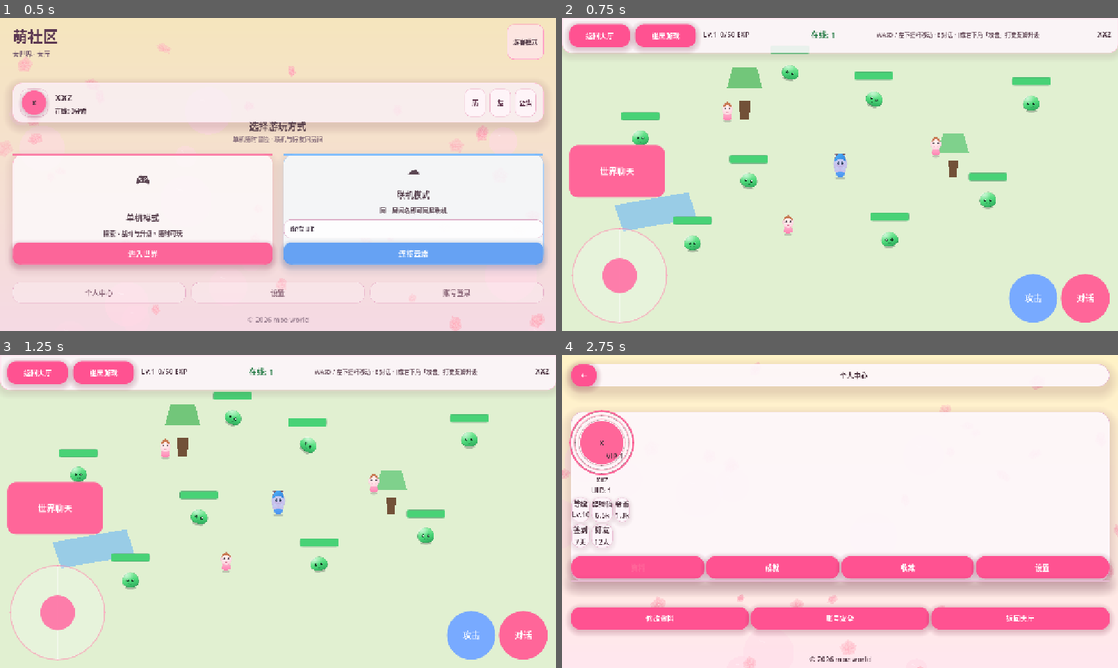
Above: before the commit, frames 1-4 (two rows, left to right).
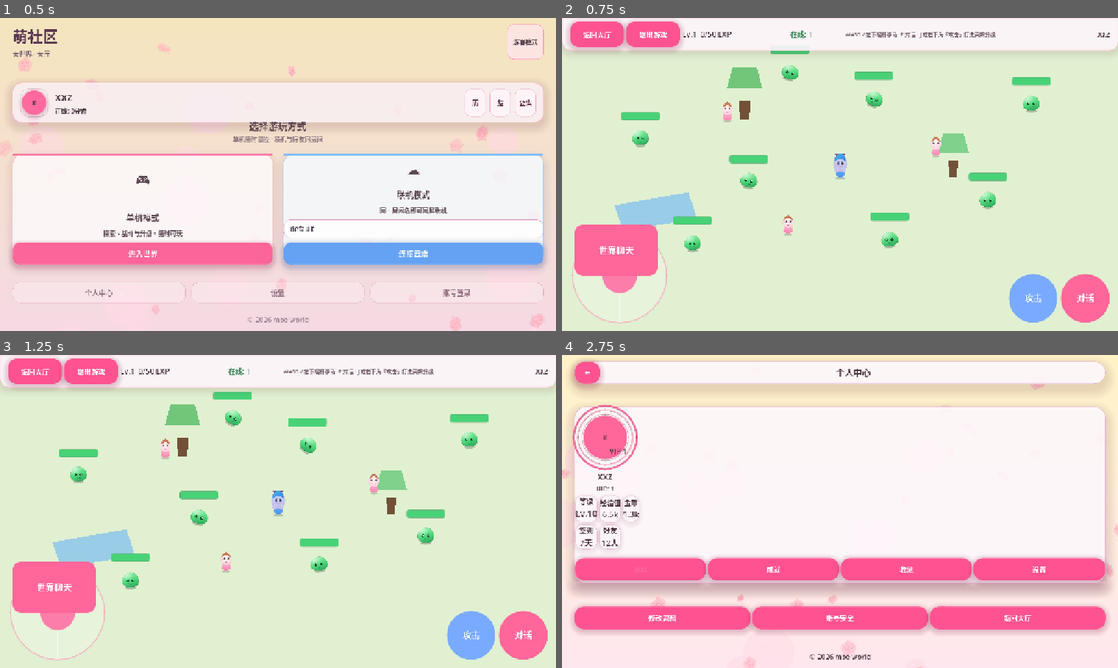
Above: after the commit, the same moments.

Repository: xuxinzhi007/moe_world
Game: Godot game, scene res://Scenes/HallScene.tscn
Same seed, same stepped clock (60 frames per second), same inputs: the game is played once before the commit and once after it.
Inputs:
- Up to frame 1 (0.5 s): no input
- Up to frame 2 (0.75 s): click "进入世界" at 0.5 s
- Up to frame 3 (1.25 s): no input
- Up to frame 4 (2.75 s): click "返回大厅" at 1.25 s; click "个人中心" at 2 s

Frame 1 is identical in both runs. In frame 2, 7.3% of the frame differs, in the area x 0-100%, y 0-83%; in frame 3, 7.3%; in frame 4, 9.9%, in the area x 1-99%, y 1-98%.

Commit message:
feat(响应式布局): 更新多个场景以支持动态布局和字体缩放
- 在大厅、登录、注册、个人中心、设置和聊天场景中实现响应式布局，优化界面适应不同屏幕尺寸
- 引入新的UI主题函数以动态调整边距和字体大小，提升用户体验
- 更新各场景的窗口调整逻辑，确保元素在不同分辨率下正确显示
- 增强聊天面板和世界场景的布局，改善视觉效果和交互体验

Diff:
--- a/Scripts/hall_scene.gd
+++ b/Scripts/hall_scene.gd
@@ -354,10 +354,7 @@
 	var min_width_dual_column: float = 700.0
 	game_modes_grid.columns = 1 if screen_size.x < min_width_dual_column else 2
 
-	# 对角线参考 + 下限，宽屏字略放大、小屏不过小
-	var font_scale: float = clampf(sqrt(screen_size.x * screen_size.y) / 920.0, 0.8, 1.45)
-	if screen_size.x >= 1400:
-		font_scale = maxf(font_scale, 1.02)
+	var font_scale: float = UiTheme.responsive_ui_font_scale(screen_size)
 	var title_size = int(24 * font_scale)
 	var body_size := int(16 * font_scale)
 	var mode_icon_size := int(30 * font_scale)
@@ -402,28 +399,11 @@
 	var offline_card: PanelContainer = $MainContainer/GameModesSection/GameModesGrid/OfflineModeCard
 	var cloud_card: PanelContainer = $MainContainer/GameModesSection/GameModesGrid/CloudModeCard
 
-	# 横向：窄屏尽量铺满；宽屏提高上限，避免中间一条「手机壳」
-	var pad_x: float = clampf(screen_size.x * 0.022, 12.0, 64.0)
-	var usable_w: float = maxf(120.0, screen_size.x - pad_x * 2.0)
-	var max_content_w: float
-	if screen_size.x >= 2200:
-		max_content_w = 1880.0
-	elif screen_size.x >= 1600:
-		max_content_w = 1680.0
-	elif screen_size.x >= 1280:
-		max_content_w = 1480.0
-	elif screen_size.x >= 960:
-		max_content_w = 1240.0
-	else:
-		max_content_w = usable_w
-	var content_w: float = minf(usable_w, max_content_w)
-	var side: float = (screen_size.x - content_w) * 0.5
-	container.offset_left = side
-	container.offset_right = -side
-
-	var pad_y: float = clampf(screen_size.y * 0.02, 10.0, 52.0)
-	container.offset_top = pad_y
-	container.offset_bottom = -pad_y
+	var m: Dictionary = UiTheme.responsive_main_column_margins(screen_size)
+	container.offset_left = m["left"]
+	container.offset_right = m["right"]
+	container.offset_top = m["top"]
+	container.offset_bottom = m["bottom"]
 
 	var main_sep: int = 20 if screen_size.x < 640 else (24 if screen_size.x < 1100 else 28)
 	container.add_theme_constant_override("separation", main_sep)
--- a/Scripts/login_screen.gd
+++ b/Scripts/login_screen.gd
@@ -166,17 +166,14 @@
 	tween.tween_property(login_btn, "modulate:a", 1.0, 0.4)
 
 func _on_window_resized() -> void:
-	var screen_size = get_viewport().size
-	var max_width = min(screen_size.x * 0.9, 800)
-	var max_height = min(screen_size.y * 0.8, 600)
-
-	main_card.offset_left = -max_width / 2
-	main_card.offset_right = max_width / 2
-	main_card.offset_top = -max_height / 2
-	main_card.offset_bottom = max_height / 2
-
-	# 调整字体大小以适应屏幕
-	var font_scale = min(screen_size.x, screen_size.y) / 1080.0
+	var screen_size: Vector2 = get_viewport().get_visible_rect().size
+	var he: Vector2 = UiTheme.responsive_auth_card_half_extents(screen_size, false)
+	main_card.offset_left = -he.x
+	main_card.offset_right = he.x
+	main_card.offset_top = -he.y
+	main_card.offset_bottom = he.y
+
+	var font_scale: float = UiTheme.responsive_ui_font_scale(screen_size)
 	var title_size = int(56 * font_scale)
 	var sub_size = int(24 * font_scale)
 	var input_size = int(20 * font_scale)
--- a/Scripts/moe_dialog.gd
+++ b/Scripts/moe_dialog.gd
@@ -13,6 +13,8 @@
 func _ready() -> void:
 	layer = 120
 	_style_sheet()
+	get_tree().root.size_changed.connect(_layout_dialog_sheet)
+	_layout_dialog_sheet()
 	ok_btn.pressed.connect(_close_self)
 	dim.gui_input.connect(_on_dim_input)
 	sheet.mouse_filter = Control.MOUSE_FILTER_STOP
@@ -28,6 +30,20 @@
 	ok_btn.add_theme_stylebox_override("pressed", UiTheme.modern_primary_button_pressed(22))
 	ok_btn.add_theme_color_override("font_color", Color.WHITE)
 	ok_btn.add_theme_font_size_override("font_size", 20)
+
+
+func _layout_dialog_sheet() -> void:
+	var s: Vector2 = get_viewport().get_visible_rect().size
+	var m: float = UiTheme.responsive_pad_x(s.x)
+	sheet.offset_left = m
+	sheet.offset_right = -m
+	sheet.offset_top = -clampf(s.y * 0.38, 220.0, 480.0)
+	sheet.offset_bottom = -clampf(m * 0.65, 10.0, 28.0)
+	var fs: float = UiTheme.responsive_ui_font_scale(s)
+	title_label.add_theme_font_size_override("font_size", int(22 * fs))
+	ok_btn.add_theme_font_size_override("font_size", int(18 * fs))
+	var body_fs: int = int(16 * fs)
+	body_label.add_theme_font_size_override("font_size", body_fs)
 
 
 func present(title: String, body: String) -> void:
--- a/Scripts/profile_scene.gd
+++ b/Scripts/profile_scene.gd
@@ -380,16 +380,28 @@
 
 
 func _on_window_resized() -> void:
-	var screen_size = get_viewport().size
-	var is_mobile = screen_size.x < 768
-
+	var screen_size: Vector2 = get_viewport().get_visible_rect().size
 	var container: VBoxContainer = $MainContainer
-	var max_w: float = minf(screen_size.x - 40.0, 1040.0)
-	var side: float = (screen_size.x - max_w) * 0.5
-	container.offset_left = max(20.0, side)
-	container.offset_right = min(-20.0, -side)
-	container.offset_top = max(20.0, screen_size.y * 0.02)
-	container.offset_bottom = max(-20.0, -screen_size.y * 0.02)
+	var m: Dictionary = UiTheme.responsive_main_column_margins(screen_size)
+	container.offset_left = m["left"]
+	container.offset_right = m["right"]
+	container.offset_top = m["top"]
+	container.offset_bottom = m["bottom"]
+
+	var fs: float = UiTheme.responsive_ui_font_scale(screen_size)
+	player_name.add_theme_font_size_override("font_size", int(22 * fs))
+	player_uid.add_theme_font_size_override("font_size", int(14 * fs))
+	level_value.add_theme_font_size_override("font_size", int(20 * fs))
+	exp_value.add_theme_font_size_override("font_size", int(18 * fs))
+	coins_value.add_theme_font_size_override("font_size", int(18 * fs))
+	signin_value.add_theme_font_size_override("font_size", int(18 * fs))
+	friends_value.add_theme_font_size_override("font_size", int(18 * fs))
+	var header_title: Label = $MainContainer/HeaderBar/HeaderContent/TitleLabel
+	if is_instance_valid(header_title):
+		header_title.add_theme_font_size_override("font_size", int(20 * fs))
+	edit_profile_btn.add_theme_font_size_override("font_size", int(16 * fs))
+	security_btn.add_theme_font_size_override("font_size", int(16 * fs))
+	back_hall_btn.add_theme_font_size_override("font_size", int(16 * fs))
 
 
 func _play_intro_animation() -> void:
--- a/Scripts/register_screen.gd
+++ b/Scripts/register_screen.gd
@@ -146,17 +146,14 @@
 	tween.tween_property(register_btn, "modulate:a", 1.0, 0.4)
 
 func _on_window_resized() -> void:
-	var screen_size = get_viewport().size
-	var max_width = min(screen_size.x * 0.9, 800)
-	var max_height = min(screen_size.y * 0.8, 700)
-
-	main_card.offset_left = -max_width / 2
-	main_card.offset_right = max_width / 2
-	main_card.offset_top = -max_height / 2
-	main_card.offset_bottom = max_height / 2
-
-	# 调整字体大小以适应屏幕
-	var font_scale = min(screen_size.x, screen_size.y) / 1080.0
+	var screen_size: Vector2 = get_viewport().get_visible_rect().size
+	var he: Vector2 = UiTheme.responsive_auth_card_half_extents(screen_size, true)
+	main_card.offset_left = -he.x
+	main_card.offset_right = he.x
+	main_card.offset_top = -he.y
+	main_card.offset_bottom = he.y
+
+	var font_scale: float = UiTheme.responsive_ui_font_scale(screen_size)
 	var title_size = int(56 * font_scale)
 	var sub_size = int(24 * font_scale)
 	var input_size = int(20 * font_scale)
--- a/Scripts/settings_overlay.gd
+++ b/Scripts/settings_overlay.gd
@@ -16,6 +16,8 @@
 	mouse_filter = Control.MOUSE_FILTER_IGNORE
 	dim_rect.color = Color(0.1, 0.03, 0.07, 0.58)
 	_apply_panel_theme()
+	get_tree().root.size_changed.connect(_apply_settings_layout)
+	_apply_settings_layout()
 	master_slider.min_value = 0.0
 	master_slider.max_value = 100.0
 	master_slider.step = 1.0
@@ -45,6 +47,25 @@
 	st.set_stylebox("grabber_area", "HSlider", UiTheme.modern_slider_grabber_area())
 	st.set_stylebox("grabber_area_highlight", "HSlider", UiTheme.modern_slider_grabber_area_highlight())
 	master_slider.theme = st
+
+
+func _apply_settings_layout() -> void:
+	var s: Vector2 = get_viewport().get_visible_rect().size
+	var pad: float = UiTheme.responsive_pad_x(s.x)
+	var usable_w: float = maxf(220.0, s.x - pad * 2.0)
+	var usable_h: float = maxf(200.0, s.y - UiTheme.responsive_pad_y(s.y) * 2.0)
+	var half_w: float = clampf(usable_w * 0.38, 130.0, minf(340.0, usable_w * 0.48))
+	var half_h: float = clampf(usable_h * 0.34, 120.0, minf(260.0, usable_h * 0.45))
+	center_panel.offset_left = -half_w
+	center_panel.offset_right = half_w
+	center_panel.offset_top = -half_h
+	center_panel.offset_bottom = half_h
+	var fs: float = UiTheme.responsive_ui_font_scale(s)
+	title_label.add_theme_font_size_override("font_size", int(26 * fs))
+	master_lbl.add_theme_font_size_override("font_size", int(17 * fs))
+	close_btn.add_theme_font_size_override("font_size", int(18 * fs))
+	var hint: Label = $DimRect/CenterPanel/Margin/VBox/HintLabel
+	hint.add_theme_font_size_override("font_size", int(14 * fs))
 
 
 func open_settings() -> void:
--- a/Scripts/ui_theme.gd
+++ b/Scripts/ui_theme.gd
@@ -244,3 +244,66 @@
 	var s := modern_slider_grabber_area()
 	s.bg_color = Color8(255, 135, 180)
 	return s
+
+
+## ---------- 响应式布局（大厅 / 个人中心 / 登录注册 等共用）----------
+
+static func responsive_pad_x(screen_width: float) -> float:
+	return clampf(screen_width * 0.022, 12.0, 64.0)
+
+
+static func responsive_pad_y(screen_height: float) -> float:
+	return clampf(screen_height * 0.02, 10.0, 52.0)
+
+
+static func responsive_main_column_content_width(screen_width: float) -> float:
+	var pad_x: float = responsive_pad_x(screen_width)
+	var usable_w: float = maxf(120.0, screen_width - pad_x * 2.0)
+	var max_content_w: float
+	if screen_width >= 2200:
+		max_content_w = 1880.0
+	elif screen_width >= 1600:
+		max_content_w = 1680.0
+	elif screen_width >= 1280:
+		max_content_w = 1480.0
+	elif screen_width >= 960:
+		max_content_w = 1240.0
+	else:
+		max_content_w = usable_w
+	return minf(usable_w, max_content_w)
+
+
+## 全屏页面主内容 VBox 的 offset_*（左右对称居中栏）
+static func responsive_main_column_margins(screen: Vector2) -> Dictionary:
+	var content_w: float = responsive_main_column_content_width(screen.x)
+	var side: float = (screen.x - content_w) * 0.5
+	var pad_y: float = responsive_pad_y(screen.y)
+	return {"left": side, "right": -side, "top": pad_y, "bottom": -pad_y}
+
+
+static func responsive_ui_font_scale(screen: Vector2) -> float:
+	var font_scale: float = clampf(sqrt(screen.x * screen.y) / 920.0, 0.8, 1.45)
+	if screen.x >= 1400:
+		font_scale = maxf(font_scale, 1.02)
+	return font_scale
+
+
+## 登录/注册居中卡片半宽高（锚点居中时 offset_left=-hx, offset_right=hx）
+static func responsive_auth_card_half_extents(screen: Vector2, tall_form: bool) -> Vector2:
+	var pad_x: float = responsive_pad_x(screen.x)
+	var pad_y: float = responsive_pad_y(screen.y)
+	var usable_w: float = maxf(260.0, screen.x - pad_x * 2.0)
+	var usable_h: float = maxf(240.0, screen.y - pad_y * 2.0)
+	var max_full_w: float
+	if screen.x >= 1600:
+		max_full_w = 940.0
+	elif screen.x >= 1200:
+		max_full_w = 880.0
+	elif screen.x >= 900:
+		max_full_w = 820.0
+	else:
+		max_full_w = usable_w
+	var full_w: float = minf(usable_w, max_full_w)
+	var max_h_cap: float = 780.0 if tall_form else 680.0
+	var full_h: float = minf(usable_h * 0.92, max_h_cap)
+	return Vector2(full_w * 0.5, full_h * 0.5)
--- a/Scripts/world_chat.gd
+++ b/Scripts/world_chat.gd
@@ -3,6 +3,7 @@
 signal chat_message_sent(message: String)
 signal chat_message_received(player_name: String, message: String)
 
+const UiTheme := preload("res://Scripts/ui_theme.gd")
 const CHAT_BUBBLE_SCENE := preload("res://Scenes/ChatBubble.tscn")
 const MAX_CHAT_BUBBLES = 10
 const BUBBLE_LIFETIME = 5.0
@@ -25,16 +26,44 @@
 var _resize_start_pos: Vector2 = Vector2.ZERO
 var _resize_start_size: Vector2 = Vector2.ZERO
 
-const MIN_SIZE: Vector2 = Vector2(400, 240)
-const MAX_SIZE: Vector2 = Vector2(900, 680)
+var _chat_min_size: Vector2 = Vector2(320, 220)
+var _chat_max_size: Vector2 = Vector2(900, 680)
 
 
 func _ready() -> void:
 	_apply_theme()
 	_setup_connections()
+	get_tree().root.size_changed.connect(_layout_chat_overlay)
+	_layout_chat_overlay()
 	chat_panel.visible = false
 	chat_panel.modulate.a = 1.0
 	print("💬 世界聊天系统已初始化")
+
+
+func _layout_chat_overlay() -> void:
+	var s: Vector2 = get_viewport().get_visible_rect().size
+	_chat_min_size = Vector2(clampf(s.x * 0.34, 240.0, 420.0), clampf(s.y * 0.18, 150.0, 300.0))
+	_chat_max_size = Vector2(clampf(s.x * 0.92, 520.0, 1000.0), clampf(s.y * 0.8, 400.0, 780.0))
+	if not _is_chat_panel_open:
+		var hw: float = clampf(s.x * 0.22, 240.0, minf(_chat_max_size.x * 0.5, s.x * 0.46))
+		chat_panel.offset_left = -hw
+		chat_panel.offset_right = hw
+		var bottom_m: float = clampf(s.y * 0.055, 32.0, 84.0)
+		var panel_span: float = clampf(s.y * 0.52, 300.0, minf(_chat_max_size.y + 140.0, s.y * 0.74))
+		chat_panel.offset_top = -panel_span
+		chat_panel.offset_bottom = -bottom_m
+	var pad: float = UiTheme.responsive_pad_x(s.x)
+	var toggle_w: float = clampf(s.x * 0.15, 168.0, 280.0)
+	var toggle_h: float = clampf(88.0 + s.y * 0.04, 72.0, 128.0)
+	chat_toggle_btn.offset_left = pad
+	chat_toggle_btn.offset_right = pad + toggle_w
+	chat_toggle_btn.offset_top = -clampf(s.y * 0.34, 240.0, 500.0)
+	chat_toggle_btn.offset_bottom = chat_toggle_btn.offset_top + toggle_h
+	if _is_chat_panel_open:
+		chat_panel.size = Vector2(
+			clampf(chat_panel.size.x, _chat_min_size.x, _chat_max_size.x),
+			clampf(chat_panel.size.y, _chat_min_size.y, _chat_max_size.y)
+		)
 
 
 func _input(event: InputEvent) -> void:
@@ -85,8 +114,8 @@
 		var delta: Vector2 = motion.global_position - _resize_start_pos
 		var new_size: Vector2 = _resize_start_size + delta
 
-		new_size.x = clampf(new_size.x, MIN_SIZE.x, MAX_SIZE.x)
-		new_size.y = clampf(new_size.y, MIN_SIZE.y, MAX_SIZE.y)
+		new_size.x = clampf(new_size.x, _chat_min_size.x, _chat_max_size.x)
+		new_size.y = clampf(new_size.y, _chat_min_size.y, _chat_max_size.y)
 
 		chat_panel.size = new_size
 
--- a/Scripts/world_scene.gd
+++ b/Scripts/world_scene.gd
@@ -60,6 +60,8 @@
 	if not _wn.is_cloud():
 		_spawn_monsters()
 	_refresh_combat_ui()
+	get_tree().root.size_changed.connect(_layout_world_top_bar)
+	_layout_world_top_bar()
 
 
 func _saved_username() -> String:
@@ -175,6 +177,62 @@
 		hint_label.text = "云端房间「%s」· 头顶显示昵称 · 与好友约定同一房间名" % _wn.cloud_room
 	else:
 		hint_label.text = "WASD / 左下摇杆移动 · E 对话 · J 或右下角「攻击」打史莱姆升级"
+
+
+func _layout_world_top_bar() -> void:
+	var vp: Vector2 = get_viewport().get_visible_rect().size
+	var W: float = vp.x
+	if W < 8.0:
+		return
+	var bar_h: float = clampf(56.0 + W * 0.014, 52.0, 86.0)
+	top_bar.offset_bottom = bar_h
+	var pad: float = clampf(8.0 + W * 0.008, 6.0, 22.0)
+	var g: float = maxf(4.0, W * 0.004)
+	var btn_h: float = clampf(bar_h - 16.0, 40.0, 66.0)
+	var y0: float = (bar_h - btn_h) * 0.5
+	var btn_w: float = clampf(124.0 * minf(W / 1280.0, 1.2), 86.0, 152.0)
+	var x: float = pad
+	_world_bar_place(back_btn, x, y0, btn_w, btn_h)
+	x = back_btn.offset_right + g
+	_world_bar_place(exit_game_btn, x, y0, btn_w, btn_h)
+	x = exit_game_btn.offset_right + g
+	var nick_w: float = clampf(92.0 + W * 0.055, 70.0, 200.0)
+	nickname_label.offset_top = y0 + 2.0
+	nickname_label.offset_bottom = bar_h - (y0 + 2.0)
+	nickname_label.offset_right = W - pad
+	nickname_label.offset_left = nickname_label.offset_right - nick_w
+	var mid_end: float = nickname_label.offset_left - g
+	var combat_w: float = clampf(W * 0.19, 140.0, 300.0)
+	combat_label.offset_left = x
+	combat_label.offset_right = x + combat_w
+	combat_label.offset_top = y0 + 2.0
+	combat_label.offset_bottom = bar_h - (y0 + 2.0)
+	x = combat_label.offset_right + g
+	var on_w: float = clampf(W * 0.095, 80.0, 158.0)
+	online_label.offset_left = x
+	online_label.offset_right = x + on_w
+	online_label.offset_top = y0 + 2.0
+	online_label.offset_bottom = bar_h - (y0 + 2.0)
+	x = online_label.offset_right + g
+	hint_label.offset_left = x
+	hint_label.offset_right = maxf(x + 48.0, mid_end)
+	hint_label.offset_top = y0 + 4.0
+	hint_label.offset_bottom = bar_h - (y0 + 4.0)
+	hint_label.visible = hint_label.offset_right - hint_label.offset_left >= 56.0
+	var fs: float = UiTheme.responsive_ui_font_scale(vp)
+	combat_label.add_theme_font_size_override("font_size", int(17 * fs))
+	online_label.add_theme_font_size_override("font_size", int(16 * fs))
+	hint_label.add_theme_font_size_override("font_size", int(12 * fs))
+	nickname_label.add_theme_font_size_override("font_size", int(18 * fs))
+	back_btn.add_theme_font_size_override("font_size", int(16 * fs))
+	exit_game_btn.add_theme_font_size_override("font_size", int(16 * fs))
+
+
+func _world_bar_place(c: Control, x: float, y: float, w: float, h: float) -> void:
+	c.offset_left = x
+	c.offset_top = y
+	c.offset_right = x + w
+	c.offset_bottom = y + h
 
 
 func _process(delta: float) -> void:
